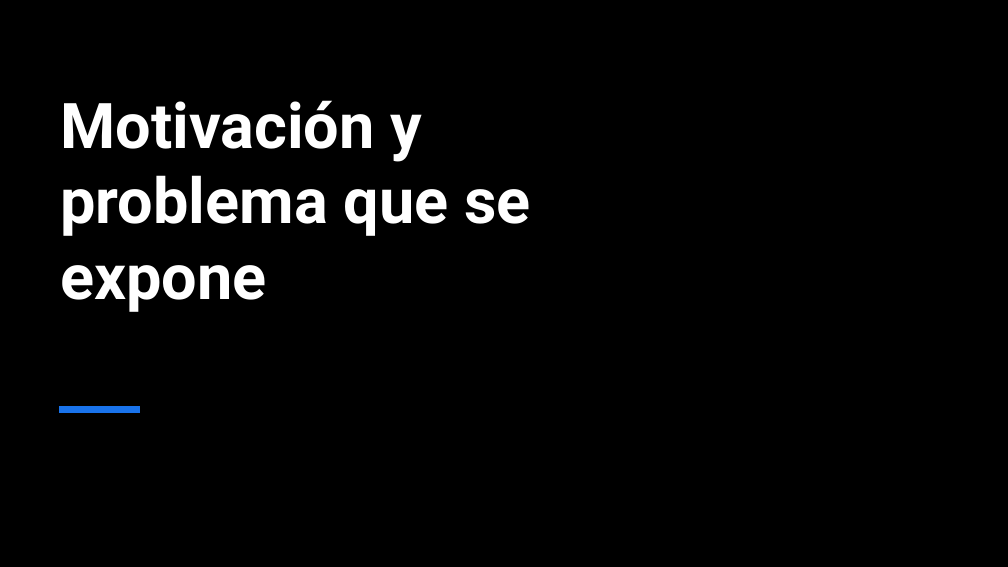
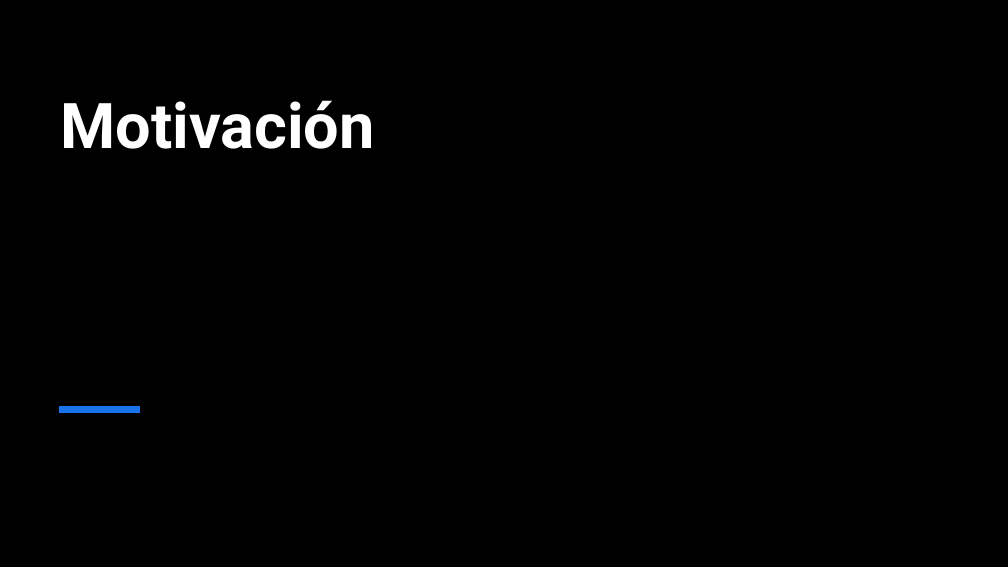
Before and after one commit to Alonso-Montalvo/Redes-y-sensores, a slide deck: slide 2 of PRESENTACION BME280 Y LTR390.pptx. Drawn at 1008x567 pixels with LibreOffice and Linux fonts; fonts in the diff are those of the drawing; background and template pictures are left out. Boxes give left, top, right and bottom in pixels: in the first picture for what was removed or moved away, otherwise in the second. Text is boxed around its words. In the diff, an @@ line names an element or a change of style, - is before the commit and + after.

```diff
--- a/PRESENTACION BME280 Y LTR390.pptx
+++ b/PRESENTACION BME280 Y LTR390.pptx
@@ title at (x1=60, y1=100, x2=374, y2=149): text changed @@
-Motivación y problema que se expone
+Motivación
```
Also in this commit, not shown: 1 other slide changed, 5 slides added, 3 other files.
